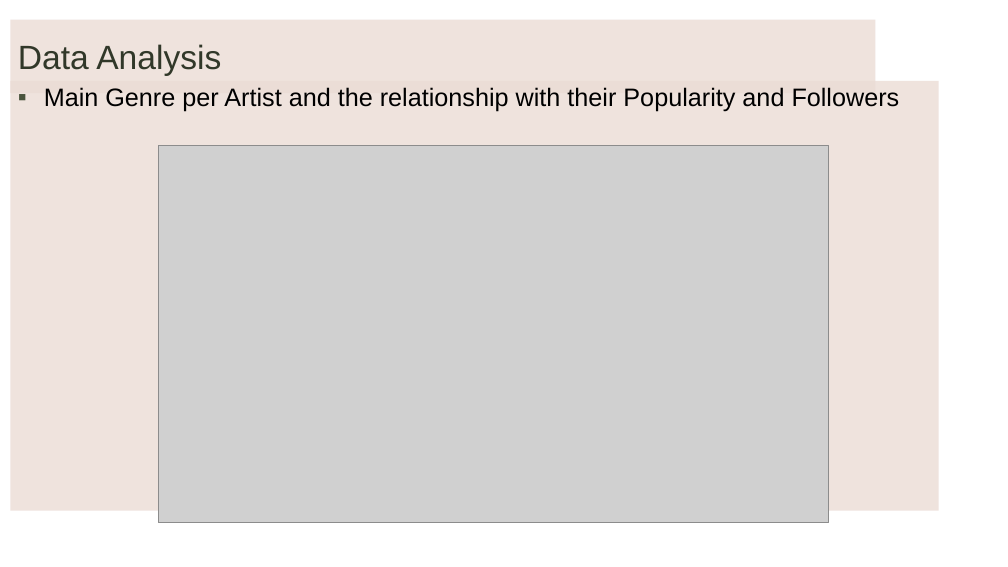
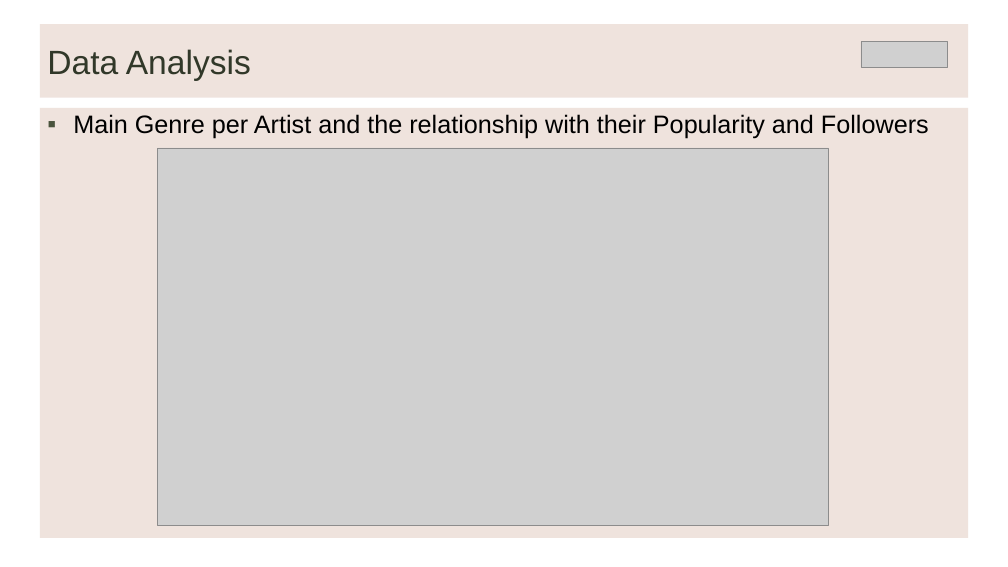
Before and after one commit to LievoisT/DataProject-Spotify, a slide deck: slide 8 of Spotify Data Analysis1.pptx (slide 7 before the commit). Drawn at 1008x567 pixels with LibreOffice and Linux fonts; fonts in the diff are those of the drawing; grey boxes stand for pictures; background and template pictures are left out. Boxes give left, top, right and bottom in pixels: in the first picture for what was removed or moved away, otherwise in the second. Text is boxed around its words. In the diff, an @@ line names an element or a change of style, - is before the commit and + after.

```diff
--- a/Spotify Data Analysis1.pptx
+++ b/Spotify Data Analysis1.pptx
@@ title "Data Analysis": place and size @@
-title "Data Analysis" at (11,20,876,93)
+title "Data Analysis" at (40,24,969,98)
@@ picture added at (861,42,948,67) @@
@@ text "Main Genre per Artist and ...": place and size @@
-text "Main Genre per Artist and ..." at (11,81,939,511)
+text "Main Genre per Artist and ..." at (40,108,969,538)
```
Also in this commit, not shown: 8 other slides changed, 1 slide added, 21 other files.
